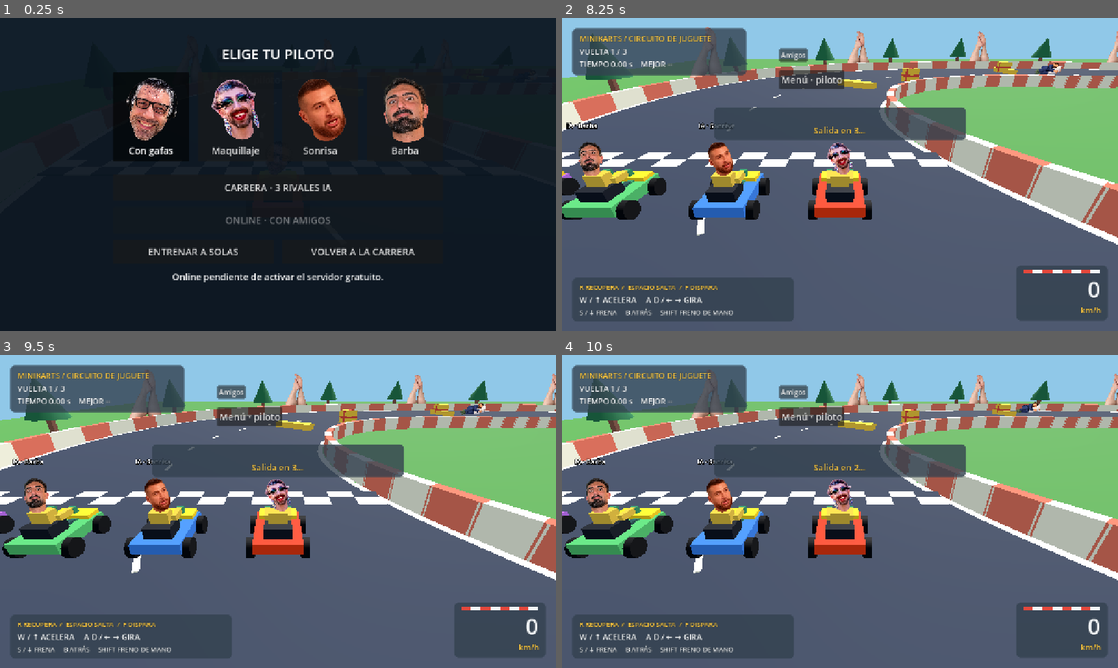
Above: before the commit, frames 1-4 (two rows, left to right).
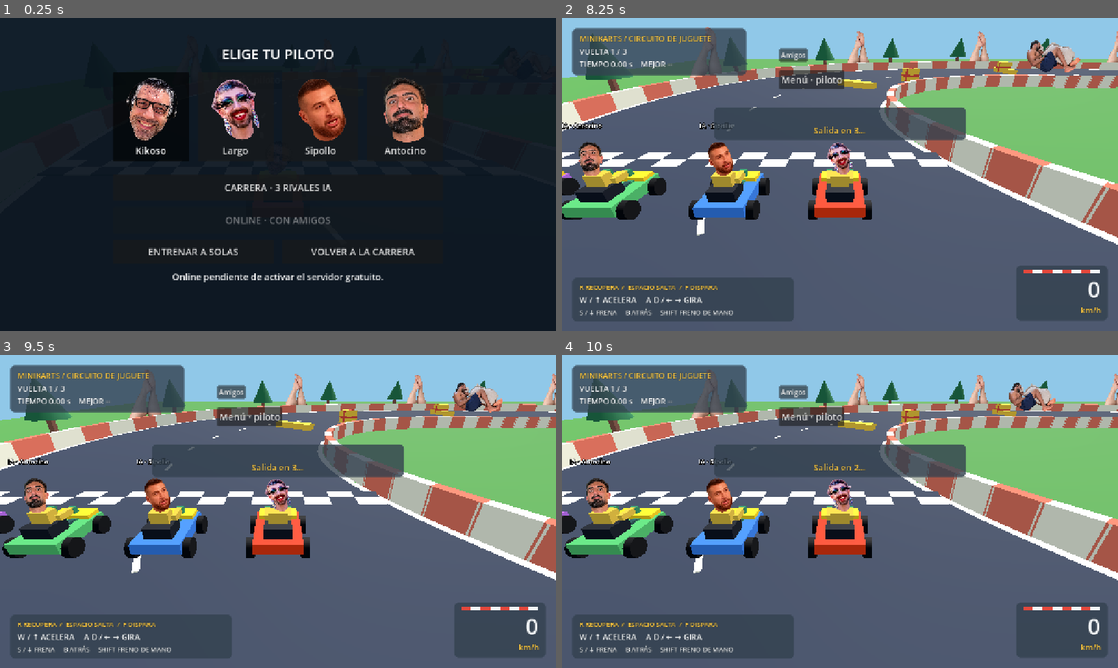
Above: after the commit, the same moments.

Repository: largomaniamlg-lab/minikarts
Game: Godot game, scene res://scenes/main.tscn
Same seed, same stepped clock (60 frames per second), same inputs: the game is played once before the commit and once after it.
Inputs (mouse positions are in pixels of both pictures, inside the frame that each line leads up to):
- Up to frame 1 (0.25 s): no input
- Up to frame 2 (8.25 s): click (712, 118) at 0.5 s, where only the run before the commit has a clickable "Con gafas"; click (712, 118) at 1.25 s, where only the run after the commit has a clickable "Kikoso"; click (795, 118) at 2 s, where only the run before the commit has a clickable "Maquillaje"; click (795, 118) at 2.75 s, where only the run after the commit has a clickable "Largo"; click (884, 118) at 3.5 s, where only the run before the commit has a clickable "Sonrisa"; click (884, 118) at 4.25 s, where only the run after the commit has a clickable "Sipollo"; click (967, 118) at 5 s, where only the run before the commit has a clickable "Barba"; click (967, 118) at 5.75 s, where only the run after the commit has a clickable "Antocino"; click "Amigos" at 6.5 s; click "Menú · piloto" at 7.25 s; click "CARRERA · 3 RIVALES IA" at 8 s
- Up to frame 3 (9.5 s): tap Enter (restart_race) at 8.75 s; move the mouse to (400, 495) at 8.77 s; hold D (steer_right) from 8.78 s (still down); hold F (shoot) from 8.78 s (still down); click (400, 495) at 8.92 s; tap Space (jump) at 9.02 s
- Up to frame 4 (10 s): release D (steer_right) at 9.5 s; release F (shoot) at 9.5 s; drag from (728, 527) to (812, 574) at 9.52 s

The runs differ from the first frame. In frame 1, 0.5% of the frame differs, in the area x 23-77%, y 41-45%; in frame 2, 0.9%, in the area x 0-94%, y 7-36%; in frame 3, 0.8%; in frame 4, 0.7%.

Commit message:
Sustituir dormilón por Jordan ampliado y asignar motes

Diff:
--- a/godot/scripts/neutral_sleeper.gd
+++ b/godot/scripts/neutral_sleeper.gd
@@ -2,6 +2,9 @@
 
 var elapsed := 0.0
 const ANGLE := 1.7
+const SIZE_MULTIPLIER := 1.875
+const DISPLAY_WIDTH := 4.0 * SIZE_MULTIPLIER
+const PATH_HEIGHT := 0.75
 
 func _ready() -> void:
 	name = "NeutralSleeper"
@@ -10,12 +13,15 @@
 	collision_mask = 1
 	var collider := CollisionShape3D.new()
 	var shape := BoxShape3D.new()
-	shape.size = Vector3(3.5, 1.15, 2.3)
+	shape.size = Vector3(3.5, 1.15, 2.3) * SIZE_MULTIPLIER
 	collider.shape = shape
+	collider.position.y = shape.size.y * 0.5 - PATH_HEIGHT
 	add_child(collider)
 	var sprite := Sprite3D.new()
-	sprite.texture = preload("res://assets/memes/sleeper.png")
-	sprite.pixel_size = 4.0 / float(sprite.texture.get_width())
+	sprite.texture = preload("res://assets/memes/jordan.png")
+	sprite.pixel_size = DISPLAY_WIDTH / float(sprite.texture.get_width())
+	# Keep the enlarged cutout above the road without changing the network path.
+	sprite.position.y = sprite.texture.get_height() * sprite.pixel_size * 0.5 - PATH_HEIGHT
 	sprite.billboard = BaseMaterial3D.BILLBOARD_ENABLED
 	sprite.shaded = false
 	add_child(sprite)
@@ -23,7 +29,7 @@
 
 func reset_path() -> void:
 	elapsed = 0.0
-	position = get_parent().track_point(ANGLE, 30.0, 0.75)
+	position = get_parent().track_point(ANGLE, 30.0, PATH_HEIGHT)
 	reset_physics_interpolation()
 
 func _physics_process(delta: float) -> void:
@@ -31,7 +37,7 @@
 	if Network.playing and not Network.server_mode:
 		return
 	elapsed += delta
-	position = get_parent().track_point(ANGLE, 30.0 + 6.5 * sin(elapsed * 0.85), 0.75)
+	position = get_parent().track_point(ANGLE, 30.0 + 6.5 * sin(elapsed * 0.85), PATH_HEIGHT)
 	for body in get_overlapping_bodies():
 		if body.has_method("receive_hit"):
 			body.receive_hit()
--- a/godot/scripts/offline_race.gd
+++ b/godot/scripts/offline_race.gd
@@ -1,7 +1,7 @@
 extends Node
 
 const BotDriver = preload("res://scripts/bot_driver.gd")
-const NAMES := ["Con gafas", "Maquillaje", "Sonrisa", "Barba"]
+const NAMES := ["Kikoso", "Largo", "Sipollo", "Antocino"]
 var game: Node3D
 var racers: Array = []
 var bots: Array = []
--- a/godot/scripts/race_menu.gd
+++ b/godot/scripts/race_menu.gd
@@ -1,7 +1,7 @@
 extends CanvasLayer
 
 const Driver = preload("res://scripts/driver.gd")
-const NAMES := ["Con gafas", "Maquillaje", "Sonrisa", "Barba"]
+const NAMES := ["Kikoso", "Largo", "Sipollo", "Antocino"]
 var game: Node3D
 var root: Control
 var title: Label
--- a/godot/tests/multiplayer_rules.gd
+++ b/godot/tests/multiplayer_rules.gd
@@ -106,6 +106,10 @@
 	await frames(5)
 	check(victim.hit_time > 0.0 and victim.protection_time > 0.0, "Actual neutral overlap causes protected spin")
 	check(victim.speed < 5.0, "Neutral impact reduces speed")
+	# This point was outside the previous obstacle, but inside Jordan's larger body.
+	victim.reset_to(Transform3D(Basis.IDENTITY, neutral.position + Vector3.RIGHT * 2.6))
+	await frames(3)
+	check(victim.hit_time > 0.0, "Enlarged Jordan contact causes spin outside the old footprint")
 	room.track.reset_obstacles()
 	check(neutral.elapsed == 0.0 and neutral.position.is_equal_approx(initial_neutral), "Restart restores neutral path")
 	check(room.track.get_children().filter(func(n): return n.name.begins_with("LegTree")).size() == 12, "Restart preserves decorations without duplication")
Binary file added: godot/assets/memes/jordan.png
Not shown, changed: MASTER_CONTEXT.md
Not shown, changed: MULTIPLAYER.md
Not shown, changed: godot/assets/MEME_ASSETS.md
